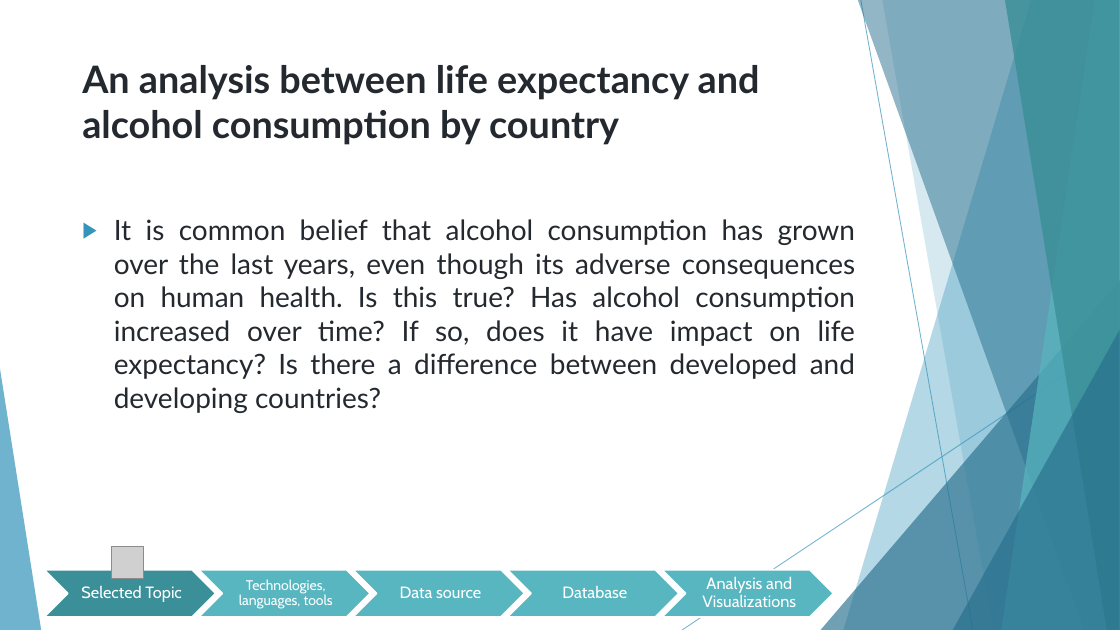
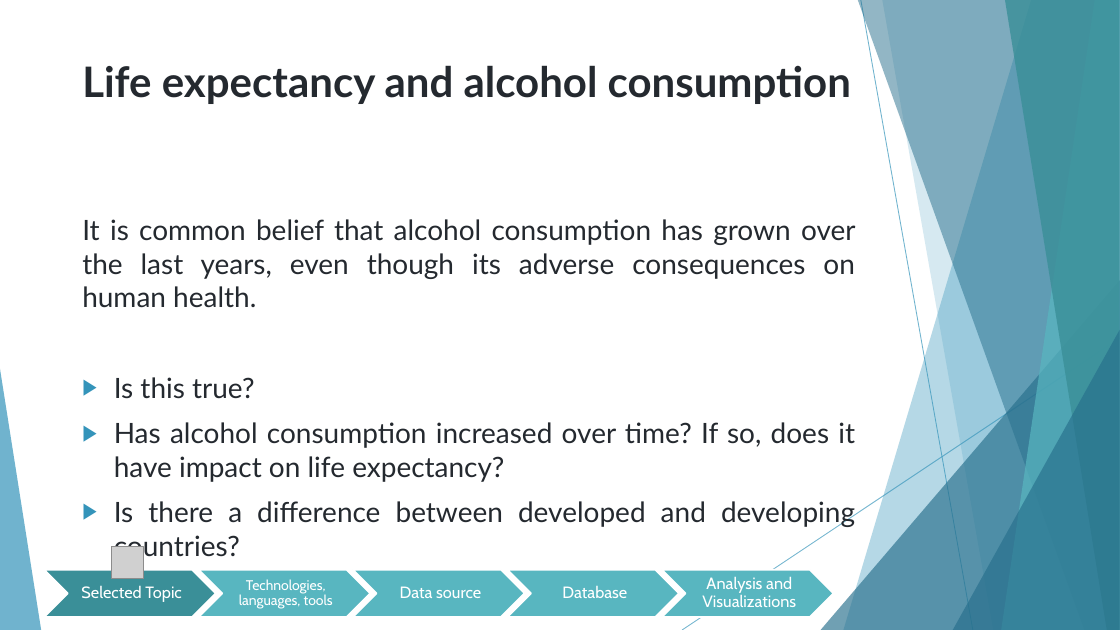
Before and after one commit to jcerda1994/Proyecto_final_1, a slide deck: slide 3 of Final Presentation.pptx (slide 4 before the commit). Drawn at 1120x630 pixels with LibreOffice and Linux fonts; fonts in the diff are those of the drawing; grey boxes stand for pictures. Boxes give left, top, right and bottom in pixels: in the first picture for what was removed or moved away, otherwise in the second. Text is boxed around its words. In the diff, an @@ line names an element or a change of style, - is before the commit and + after.

```diff
--- a/Final Presentation.pptx
+++ b/Final Presentation.pptx
@@ title at (82, 65, 851, 104): text changed; size 32.4 to 36 pt @@
-An analysis between life expectancy and alcohol consumption by country
+Life expectancy and alcohol consumption
@@ text at (82, 219, 856, 528): text changed @@
-▶ It is common belief that alcohol consumption has grown over the last years, even though its adverse consequences on human health. Is this true? Has alcohol consumption increased over time? If so, does it have impact on life expectancy? Is there a difference between developed and developing countries?
+It is common belief that alcohol consumption has grown over the last years, even though its adverse consequences on human health.
+▶ Is this true?
+▶ Has alcohol consumption increased over time? If so, does it have impact on life expectancy?
+▶ Is there a difference between developed and developing countries?
```
Also in this commit, not shown: 10 other slides changed, 2 slides added, 4 slides removed.
